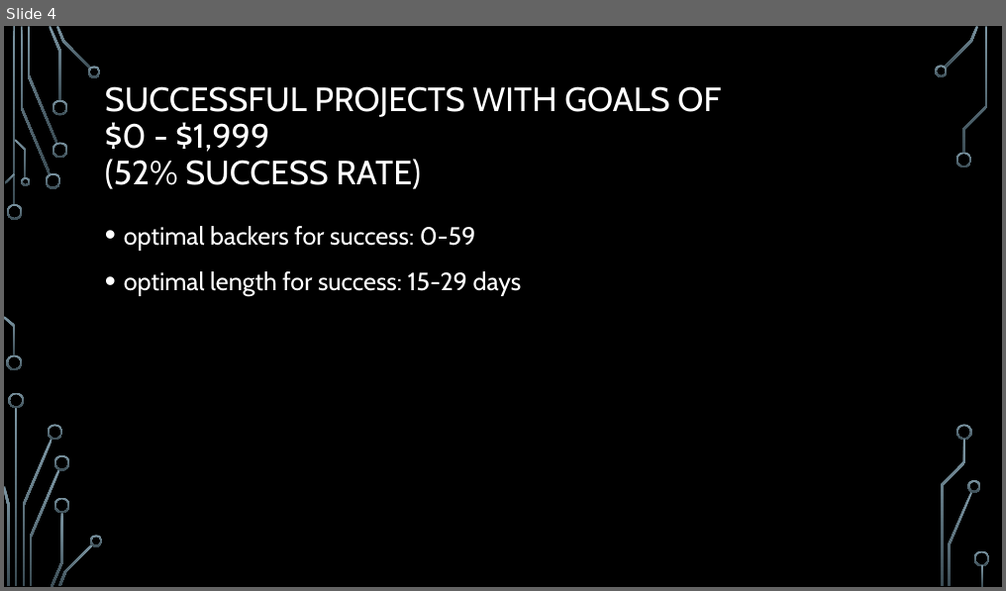
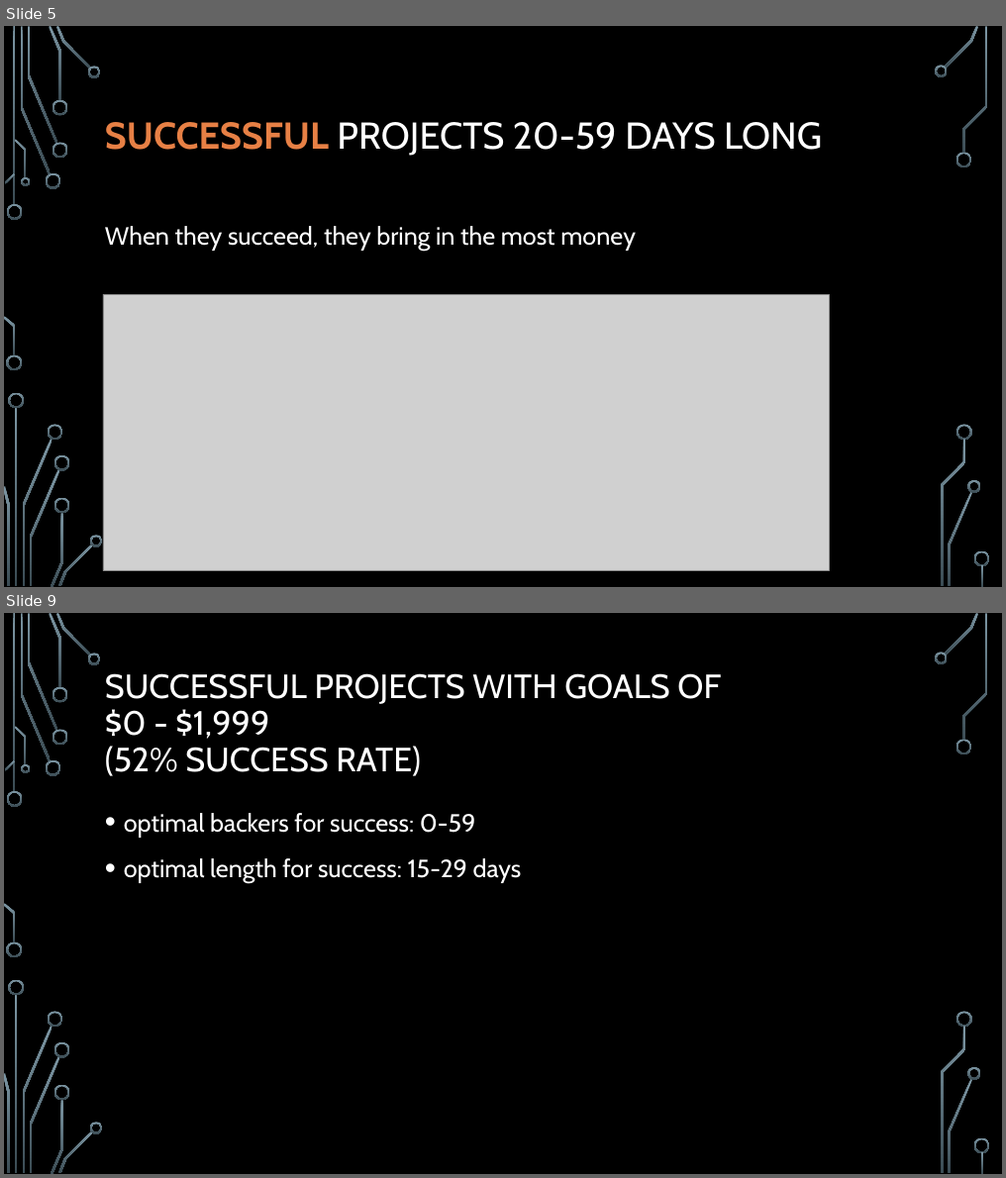
Before and after one commit to anitawahi/DataAnalyticsPractitioner22, a slide deck: Kickstarter Project Pres.pptx. Shown one above the other, each under a label of ours: slide 4 before the commit, slides 5 and 9 after it; the slides between them are not shown. The pictures are 1006x591 and 1006x1178 pixels, drawn with LibreOffice and Linux fonts; fonts in the diff are those of the drawing; grey boxes stand for pictures; background and template pictures are left out. Boxes give left, top, right and bottom in pixels: in the first picture for what was removed or moved away, otherwise in the second. Text is boxed around its words. In the diff, an @@ line names an element or a change of style, - is before the commit and + after.

```diff
--- a/Kickstarter Project Pres.pptx
+++ b/Kickstarter Project Pres.pptx
@@ slide 5 added at (x1=4, y1=26, x2=1002, y2=587), background picture (left out); not listed: 36 template elements that a slide beside it also shows @@
@@ title added at (x1=105, y1=122, x2=822, y2=156), 36 pt, text #FFFFFF @@
+SUCCESSFUL PROJECTS 20-59 DAYS LONG
@@ text added at (x1=105, y1=226, x2=636, y2=251), 24 pt, text #FFFFFF @@
+When they succeed, they bring in the most money
@@ picture added at (x1=103, y1=294, x2=829, y2=571) @@
@@ what was slide 4 is now slide 9 @@
```
Also in this commit, not shown: 2 slides changed, 5 other slides added.
